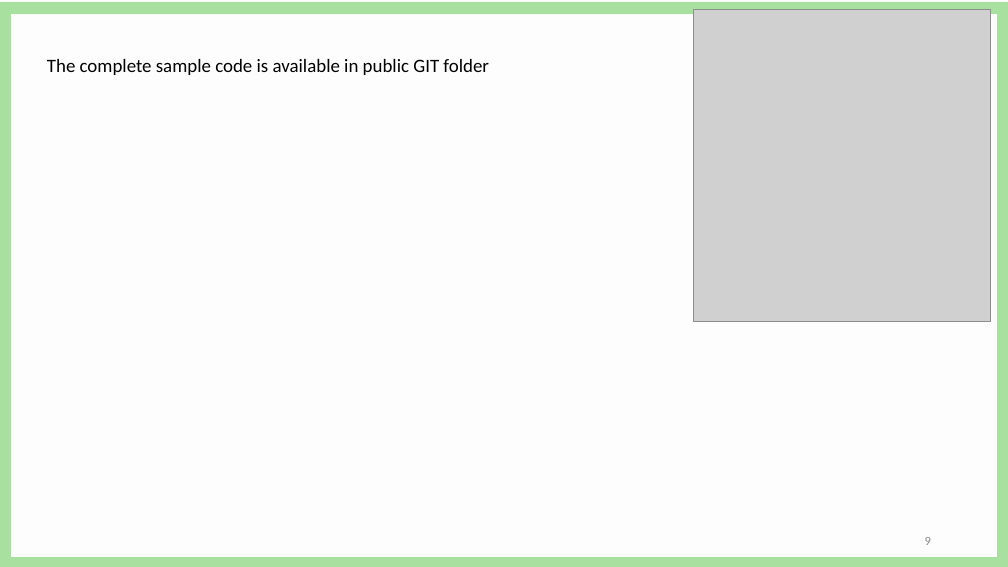
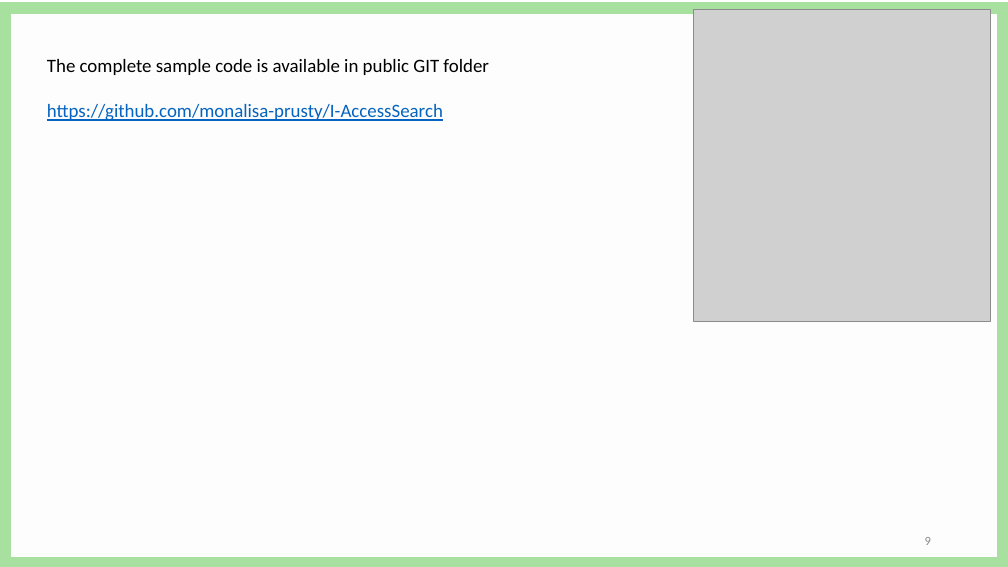
Before and after one commit to monalisa-prusty/I-AccessSearch, a slide deck: slide 9 of i-AccessSearch Project.pptx. Drawn at 1008x567 pixels with LibreOffice and Linux fonts; fonts in the diff are those of the drawing; grey boxes stand for pictures. Boxes give left, top, right and bottom in pixels: in the first picture for what was removed or moved away, otherwise in the second. Text is boxed around its words. In the diff, an @@ line names an element or a change of style, - is before the commit and + after.

Commit message:
Update documentation

```diff
--- a/i-AccessSearch Project.pptx
+++ b/i-AccessSearch Project.pptx
@@ text at box(47, 104, 443, 121): paragraph added @@
+https://github.com/monalisa-prusty/I-AccessSearch
```
